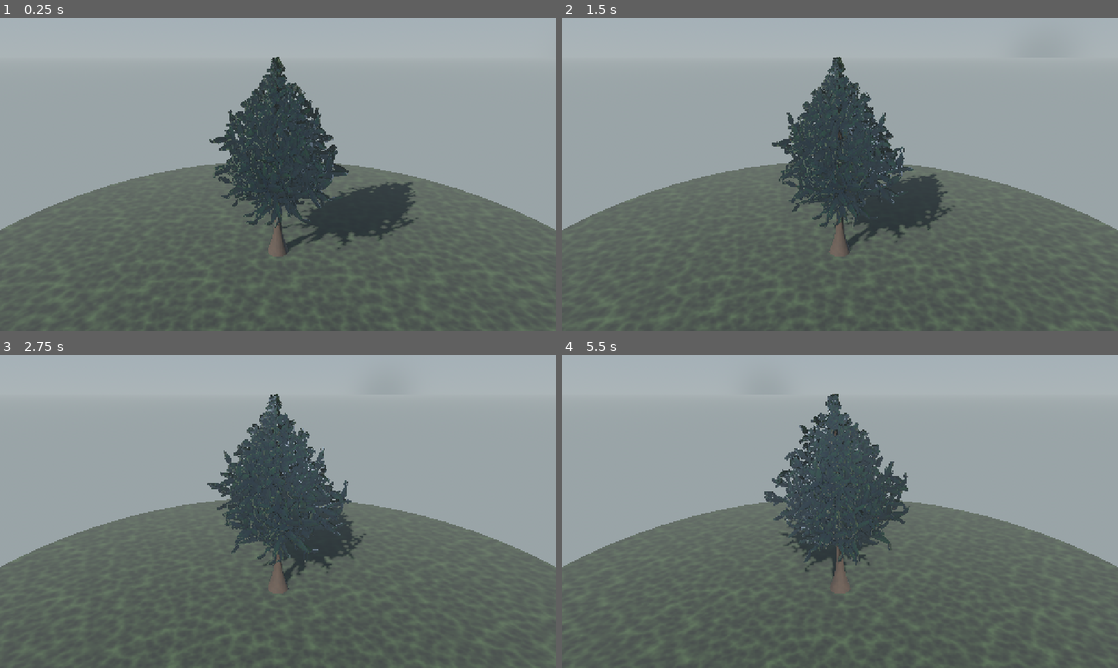
Above: before the commit, frames 1-4 (two rows, left to right).
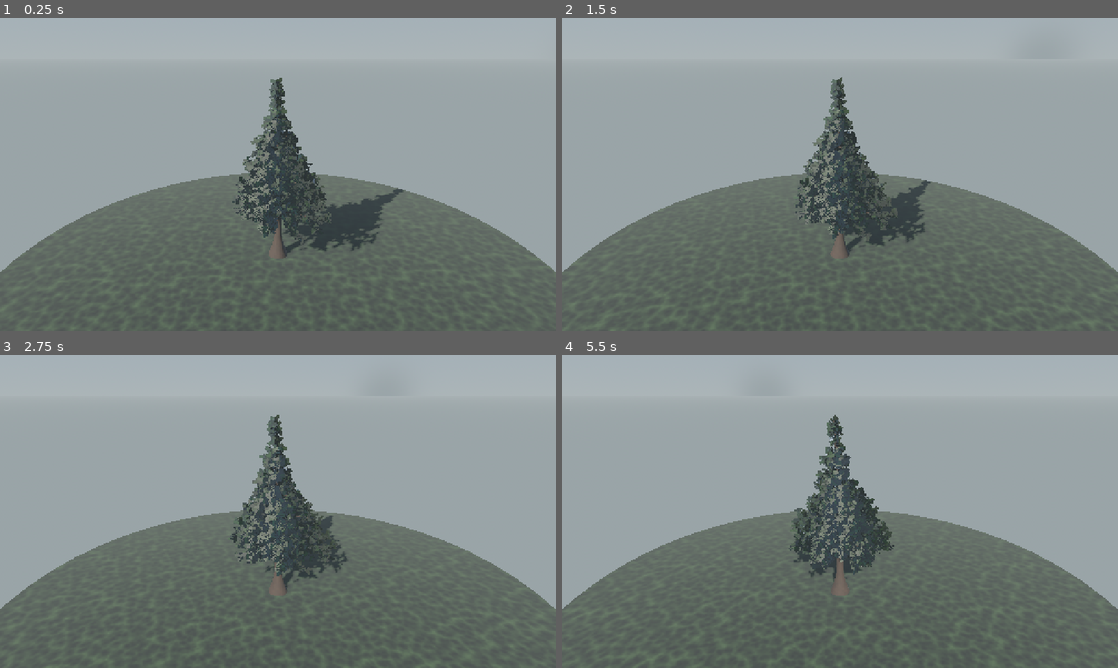
Above: after the commit, the same moments.

Repository: mehmetdem2005/Acik-dunya_oyun
Game: Godot game, scene res://scenes/world/pine_tree_scene.tscn
Two runs of this game, one before a commit and one after it. Both use one fixed random seed, a clock stepped at 60 frames per second and the inputs below. This scene is started directly instead of the project's main scene.
Inputs (mouse positions are in pixels of both pictures, inside the frame that each line leads up to):
- Up to frame 1 (0.25 s): no input
- Up to frame 2 (1.5 s): move the mouse to (962, 158) at 0.52 s; hold D 0.53-1.25 s; hold Shift 0.53-1.25 s; click (962, 158) at 0.67 s; tap Space at 0.77 s; drag from (728, 190) to (812, 237) at 1.27 s
- Up to frame 3 (2.75 s): move the mouse to (333, 442) at 2.02 s; hold D from 2.03 s (still down); hold Shift from 2.03 s (still down)
- Up to frame 4 (5.5 s): release D at 2.75 s; release Shift at 2.75 s; drag from (812, 574) to (673, 464) at 2.77 s; move the mouse to (1006, 558) at 3.52 s; hold A 3.53-4.25 s; hold Shift 3.53-4.25 s; tap Space at 3.77 s; drag from (673, 464) to (756, 433) at 4.27 s; move the mouse to (867, 511) at 5.02 s; hold S from 5.03 s (still down); hold Shift from 5.03 s (still down); click (867, 511) at 5.17 s

The runs differ from the first frame. In frame 1, 13% of the frame differs, in the area x 0-100%, y 12-100%; in frame 2, 13%; in frame 3, 12%; in frame 4, 12%.

Commit message:
Çam silüeti + iğne yapısı düzeltmesi (top->dik koni, şerit->demet)
- Foliage: tüm-sürgün geniş V-şerit KALDIRILDI; yerine sürgün boyunca
  dağıtılmış küçük çapraz iğne DEMETİ kartları (her kart atlası tam
  0..1 gösterir -> doku gerilmez, gerçek fascicle okunur)
- Silüet: tier_count azaltıldı (belirgin katman), profil güçlü dik
  koni (pow 1.18, en uzun dipte, sivri tepe), dallar neredeyse YATAY
  raf (up0 0.14->-0.04) -> top değil katmanlı çam
- Ana dalın yalnız dış %55'i iğnelenir -> açık, çıplak-içli olgun çam
- Sahneler: ince/uzun (boy 9, taç 2.2), raf eğimi 0.3, kamera çerçeve
- Kabuk normal-map'i korunur (başarılı)

https://claude.ai/code/session_01SAupt6yXBr9DzE6Ykd1e1F

Diff:
--- a/mouse_open_world_clean_project/scenes/world/pine_tree_scene.tscn
+++ b/mouse_open_world_clean_project/scenes/world/pine_tree_scene.tscn
@@ -81,29 +81,29 @@
 
 [node name="PineTree" type="Node3D" parent="."]
 script = ExtResource("1_pine")
-total_height = 8.0
-trunk_radius = 0.2
-trunk_top_ratio = 0.05
-crown_start_ratio = 0.27
-crown_radius = 2.9
-branch_count = 58
-branch_droop = 0.22
-shoots_per_branch = 8
+total_height = 9.0
+trunk_radius = 0.22
+trunk_top_ratio = 0.045
+crown_start_ratio = 0.3
+crown_radius = 2.2
+branch_count = 56
+branch_droop = 0.3
+shoots_per_branch = 7
 fine_twigs = true
 twigs_per_shoot = 2
 blades_per_branch = 3
-frond_size = 1.3
+frond_size = 1.4
 trunk_sides = 14
 seed = 20260516
 generate_collision = false
 enable_wind = true
 
 [node name="ShowcaseCamera" type="Camera3D" parent="."]
-transform = Transform3D(1, 0, 0, 0, 1, 0, 0, 0, 1, 0, 5, 13)
+transform = Transform3D(1, 0, 0, 0, 1, 0, 0, 0, 1, 0, 6, 16)
 current = true
 fov = 50.0
 script = ExtResource("2_cam")
-target = Vector3(0, 3.6, 0)
-distance = 13.0
-height = 4.5
+target = Vector3(0, 4.6, 0)
+distance = 16.0
+height = 5.5
 orbit_speed = 0.18
--- a/mouse_open_world_clean_project/scenes/world/world.tscn
+++ b/mouse_open_world_clean_project/scenes/world/world.tscn
@@ -35,14 +35,14 @@
 [node name="PineTree" type="Node3D" parent="."]
 transform = Transform3D(1, 0, 0, 0, 1, 0, 0, 0, 1, 4, 0, -4)
 script = ExtResource("3_pine")
-total_height = 8.0
-trunk_radius = 0.2
-crown_start_ratio = 0.27
-crown_radius = 2.9
-branch_count = 58
-branch_droop = 0.22
+total_height = 9.0
+trunk_radius = 0.22
+crown_start_ratio = 0.3
+crown_radius = 2.2
+branch_count = 56
+branch_droop = 0.3
 blades_per_branch = 3
-frond_size = 1.3
+frond_size = 1.4
 trunk_sides = 14
 fine_twigs = true
 twigs_per_shoot = 2
--- a/mouse_open_world_clean_project/scripts/world/pine/pine_mesh.gd
+++ b/mouse_open_world_clean_project/scripts/world/pine/pine_mesh.gd
@@ -4,9 +4,12 @@
 
 # İskelet stem'lerinden geometri üretir:
 # - Odun: gövde + ana dallar, frame halkalarıyla pürüzsüz tüp
-# - İğne: yan sürgünler boyunca KATLI (V-kesitli) çapraz şeritler;
-#   yumuşak hacim normalleri (karton görünüm yok), AO vertex rengi
+# - İğne: sürgün boyunca DAĞITILMIŞ küçük çapraz DEMET kartları
+#   (her kart atlası tam (0..1) gösterir -> doku gerilmez, gerçek fascicle);
+#   yumuşak hacim normalleri, AO/tint vertex rengi
 # Dönüş: { "wood": ArrayMesh, "needle": ArrayMesh }
+
+const GOLDEN := 2.399963229728653
 
 static func build(stems: Array, cfg: Dictionary) -> Dictionary:
 	var wood := SurfaceTool.new()
@@ -14,27 +17,21 @@
 	var leaf := SurfaceTool.new()
 	leaf.begin(Mesh.PRIMITIVE_TRIANGLES)
 
-	var sides: int = int(cfg.get("trunk_sides", 10))
-	var planes: int = clampi(int(cfg.get("needle_planes", 3)), 2, 5)
-	var nlen: float = cfg.get("needle_size", 1.0)
+	var sides: int = int(cfg.get("trunk_sides", 12))
+	var nlen: float = cfg.get("needle_size", 1.2)
 
 	for stem in stems:
-		var lvl: int = stem["level"]
-		if lvl <= 1:
-			_tube(wood, stem, sides if lvl == 0 else maxi(5, int(sides / 2.0)))
-		if lvl == 1:
-			# Ana dalın kendisi de iğnelenir (çıplak kahverengi dal yok).
-			var bp := clampi(planes - 1, 2, 3)
-			for pj in range(bp):
-				_needle_blade(leaf, stem, TAU * float(pj) / float(bp), nlen * 1.05)
-		if lvl == 2:
-			for pi in range(planes):
-				var roll := TAU * float(pi) / float(planes)
-				_needle_blade(leaf, stem, roll, nlen)
-		if lvl == 3:
-			# İnce dallar: sadece iğne (odun çizilmez), silüet kırılımı.
-			for pk in range(2):
-				_needle_blade(leaf, stem, TAU * float(pk) / 2.0, nlen * 0.7)
+		var lvl: int = int(stem["level"])
+		if lvl == 0:
+			_tube(wood, stem, sides)
+		elif lvl == 1:
+			_tube(wood, stem, maxi(5, int(sides / 2.0)))
+			# Ana dalın yalnız DIŞ yarısı iğnelenir -> açık, çıplak-içli çam.
+			_sprigs(leaf, stem, nlen * 0.22, 0.45)
+		elif lvl == 2:
+			_sprigs(leaf, stem, nlen * 0.20, 0.0)
+		elif lvl == 3:
+			_sprigs(leaf, stem, nlen * 0.16, 0.0)
 
 	wood.generate_normals()
 	wood.generate_tangents()
@@ -52,15 +49,13 @@
 	var n := pts.size()
 	var r0: float = stem["radius0"]
 	var r1: float = stem["radius1"]
-	# İnce dallarda kabuk detayını sıklaştır (dev plaka esnemesi yok).
 	var det: float = 1.0 if int(stem["level"]) == 0 else 4.5
 	for k in range(n - 1):
 		var f0 := float(k) / float(n - 1)
 		var f1 := float(k + 1) / float(n - 1)
 		var rad0: float = lerp(r0, r1, pow(f0, 0.85))
 		var rad1: float = lerp(r0, r1, pow(f1, 0.85))
-		# Tabanda kök payandası (sadece gövde, level 0).
-		if stem["level"] == 0:
+		if int(stem["level"]) == 0:
 			rad0 += r0 * 1.4 * pow(maxf(1.0 - f0 * 6.0, 0.0), 2.0)
 			rad1 += r0 * 1.4 * pow(maxf(1.0 - f1 * 6.0, 0.0), 2.0)
 		var c0: Vector3 = pts[k]
@@ -87,68 +82,70 @@
 			st.set_uv(Vector2(uB, v1)); st.add_vertex(c1 + d11 * rad1)
 			st.set_uv(Vector2(uB, v0)); st.add_vertex(c0 + d10 * rad0)
 
-# --- Katlı iğne şeridi (V-kesit, yumuşak normal) ----------------------
+# --- İğne demeti kartları (sürgün boyunca dağıtılmış) -----------------
 
-static func _needle_blade(st: SurfaceTool, stem: Dictionary, roll: float, nlen: float) -> void:
+static func _sprigs(st: SurfaceTool, stem: Dictionary, size: float, start_u: float) -> void:
 	var pts: Array = stem["points"]
-	var tang: Array = stem["tangents"]
 	var norms: Array = stem["normals"]
 	var n := pts.size()
+	if n < 2:
+		return
 	var depth01: float = stem.get("depth01", 0.5)
 	var tint: float = stem.get("tint", 1.0)
-	var width := nlen * 0.16
-	var acc := 0.0
+	var step := maxf(size * 0.5, 0.035)
+	var carry := 0.0
+	var idx := 0
 	for k in range(n - 1):
 		var c0: Vector3 = pts[k]
 		var c1: Vector3 = pts[k + 1]
-		var ax: Vector3 = (c1 - c0)
-		var seg_len := ax.length()
+		var seg: Vector3 = c1 - c0
+		var seg_len := seg.length()
 		if seg_len < 1e-5:
 			continue
-		ax = ax / seg_len
+		var ax: Vector3 = seg / seg_len
 		var nm: Vector3 = norms[k]
-		var bn: Vector3 = ax.cross(nm).normalized()
-		var flat := (nm * cos(roll) + bn * sin(roll)).normalized()
-		var pn := ax.cross(flat).normalized()
-		var f0 := float(k) / float(n - 1)
-		var f1 := float(k + 1) / float(n - 1)
-		var w0 := width * _wprof(f0)
-		var w1 := width * _wprof(f1)
-		var sag0 := Vector3.DOWN * w0 * 0.5
-		var sag1 := Vector3.DOWN * w1 * 0.5
-		var L0 := c0 - flat * w0 + sag0
-		var R0 := c0 + flat * w0 + sag0
-		var L1 := c1 - flat * w1 + sag1
-		var R1 := c1 + flat * w1 + sag1
-		var M0 := c0 + pn * (w0 * 0.55)
-		var M1 := c1 + pn * (w1 * 0.55)
-		var v0 := acc
-		acc += seg_len / maxf(nlen * 0.42, 0.08)
-		var v1 := acc
-		var ao0: float = clampf((0.40 + 0.55 * f0 + 0.08 * depth01) * tint, 0.0, 1.0)
-		var ao1: float = clampf((0.40 + 0.55 * f1 + 0.08 * depth01) * tint, 0.0, 1.0)
-		# Sol yarım yüz.
-		var nLf := _soft(L0, pn - flat)
-		var nRf := _soft(R0, pn + flat)
-		_v(st, L0, Vector2(0.0, v0), ao0, nLf)
-		_v(st, L1, Vector2(0.0, v1), ao1, _soft(L1, pn - flat))
-		_v(st, M1, Vector2(0.5, v1), ao1, _soft(M1, pn))
-		_v(st, L0, Vector2(0.0, v0), ao0, nLf)
-		_v(st, M1, Vector2(0.5, v1), ao1, _soft(M1, pn))
-		_v(st, M0, Vector2(0.5, v0), ao0, _soft(M0, pn))
-		# Sağ yarım yüz.
-		_v(st, M0, Vector2(0.5, v0), ao0, _soft(M0, pn))
-		_v(st, M1, Vector2(0.5, v1), ao1, _soft(M1, pn))
-		_v(st, R1, Vector2(1.0, v1), ao1, _soft(R1, pn + flat))
-		_v(st, M0, Vector2(0.5, v0), ao0, _soft(M0, pn))
-		_v(st, R1, Vector2(1.0, v1), ao1, _soft(R1, pn + flat))
-		_v(st, R0, Vector2(1.0, v0), ao0, nRf)
+		var t := carry
+		while t < seg_len:
+			var fr: float = (float(k) + t / seg_len) / float(n - 1)
+			if fr >= start_u:
+				var c: Vector3 = c0 + ax * t
+				idx += 1
+				# İstasyon başına 2 zıt demet -> sürgünü saran fırça.
+				for s in range(2):
+					var az: float = float(idx) * GOLDEN + PI * float(s)
+					var outd: Vector3 = nm.rotated(ax, az).normalized()
+					var up: Vector3 = (outd * 0.78 + ax * 0.42 + Vector3.DOWN * 0.16).normalized()
+					var rt: Vector3 = up.cross(Vector3.UP)
+					if rt.length() < 0.02:
+						rt = up.cross(Vector3.RIGHT)
+					rt = rt.normalized()
+					var ao: float = clampf((0.46 + 0.50 * fr + 0.06 * depth01) * tint, 0.0, 1.0)
+					_card(st, c, up * size, rt * (size * 0.55), ao)
+			t += step
+		carry = t - seg_len
 
-static func _wprof(k: float) -> float:
-	return sin(clampf(k, 0.0, 1.0) * PI) * 0.65 + (1.0 - k) * 0.45 + 0.15
+# Tek demet = çapraz 2 dörtgen (X); tabandan uca yelpaze.
+static func _card(st: SurfaceTool, c: Vector3, uv_dir: Vector3, rv: Vector3, ao: float) -> void:
+	for q in range(2):
+		var rq: Vector3
+		if q == 0:
+			rq = rv
+		else:
+			rq = uv_dir.normalized().cross(rv).normalized() * rv.length()
+		var base := rq * 0.30
+		var tip := c + uv_dir
+		var fn := uv_dir.cross(rq)
+		var nA := _soft(c, fn)
+		var nT := _soft(tip, fn)
+		st.set_color(Color(ao, ao, ao, 1.0))
+		st.set_normal(nA); st.set_uv(Vector2(0.32, 1.0)); st.add_vertex(c - base)
+		st.set_normal(nA); st.set_uv(Vector2(0.68, 1.0)); st.add_vertex(c + base)
+		st.set_normal(nT); st.set_uv(Vector2(1.0, 0.0)); st.add_vertex(tip + rq)
+		st.set_normal(nA); st.set_uv(Vector2(0.32, 1.0)); st.add_vertex(c - base)
+		st.set_normal(nT); st.set_uv(Vector2(1.0, 0.0)); st.add_vertex(tip + rq)
+		st.set_normal(nT); st.set_uv(Vector2(0.0, 0.0)); st.add_vertex(tip - rq)
 
-# Geometrik kat normalini, gövdeden dışa+yukarı yumuşak hacim
-# normaliyle harmanlar -> foliage karton değil, dolgun koni gibi ışıklanır.
+# Yüz normalini gövdeden dışa+yukarı yumuşak hacim normaliyle harmanlar.
 static func _soft(p: Vector3, fold: Vector3) -> Vector3:
 	var radial := Vector3(p.x, 0.0, p.z)
 	var outward: Vector3
@@ -157,11 +154,4 @@
 	else:
 		outward = radial.normalized()
 	var soft := (outward * 0.6 + Vector3.UP * 0.5).normalized()
-	return (fold.normalized() * 0.45 + soft * 0.75).normalized()
-
-static func _v(st: SurfaceTool, p: Vector3, uv: Vector2, ao: float, nrm: Vector3) -> void:
-	var a := clampf(ao, 0.0, 1.0)
-	st.set_color(Color(a, a, a, 1.0))
-	st.set_normal(nrm)
-	st.set_uv(uv)
-	st.add_vertex(p)
+	return (fold.normalized() * 0.4 + soft * 0.8).normalized()
--- a/mouse_open_world_clean_project/scripts/world/pine/pine_skeleton.gd
+++ b/mouse_open_world_clean_project/scripts/world/pine/pine_skeleton.gd
@@ -55,16 +55,15 @@
 	var crown_radius: float = cfg.get("crown_radius", 2.4)
 	var total: int = int(cfg.get("branch_count", 60))
 	var droop: float = cfg.get("branch_droop", 0.55)
-	var tier_count: int = clampi(int(round(height * 2.2)), 9, 20)
+	var tier_count: int = clampi(int(round(height * 1.45)), 7, 13)
 	var az := _rng.randf() * TAU
 	for ti in range(tier_count):
 		var tf := float(ti) / float(tier_count - 1)
-		var h01: float = lerp(crown_start, 0.955, tf)
-		# Klasik köknar silüeti: alt-orta en geniş, tepeye düzgün sivrilir,
-		# yalnız en dipte hafif kısalma.
-		var prof: float = pow(1.0 - tf, 0.62) * (0.55 + 0.45 * smoothstep(0.0, 0.07, tf))
+		var h01: float = lerp(crown_start, 0.95, tf)
+		# DİK KONİ: en uzun dipte, tepeye güçlü sivrilme, küçük apeks.
+		var prof: float = pow(1.0 - tf, 1.18) + 0.05
 		var blen := crown_radius * prof
-		if blen < 0.18:
+		if blen < 0.16:
 			continue
 		# Açık/seyrek çam tacı: tier başına az dal + düzensizlik jitter'ı.
 		var per := int(round(lerp(float(total) / float(tier_count) * 1.5, 3.0, tf)))
@@ -73,8 +72,8 @@
 		for bi in range(per):
 			var a := az + TAU * float(bi) / float(per) + _rng.randf_range(-0.22, 0.22)
 			var sp := _sample(trunk, clampf(h01 + _rng.randf_range(-0.02, 0.02), 0.0, 1.0))
-			# Çam dalı yukarı KALKIK çıkar (ladin gibi sarkmaz).
-			var up0: float = lerp(0.55, 0.12, tf)
+			# Olgun çam: dallar neredeyse YATAY raflar (top değil katmanlı).
+			var up0: float = lerp(0.14, -0.04, tf)
 			var dir := (Vector3(cos(a), 0.0, sin(a)) + Vector3.UP * up0).normalized()
 			var L := blen * _rng.randf_range(0.82, 1.14)
 			var grav := droop * (0.4 + 0.6 * (1.0 - tf))
Not shown, changed: mouse_open_world_clean_project.zip
